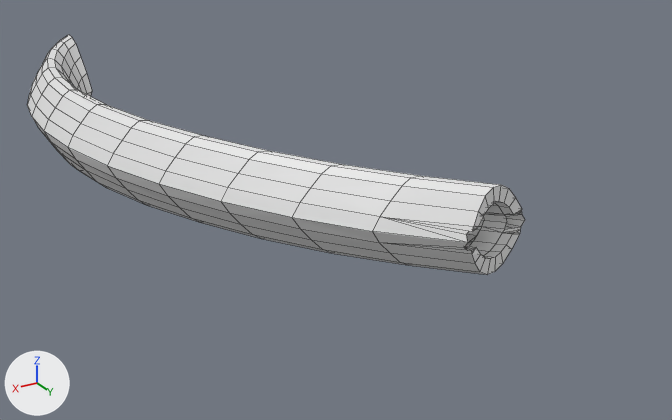
The Blender file 4th 4dmc.BaseGeometry.+ExtraSide.Curves.Handles (1).blend as it was, and as the next commit left it.
Rendered twice from a 50 mm camera at (0.138, 0.1656, 0.0301) aimed at (0.0947, 0.0935, -0.006). Every picture has the same lights, and +X, +Y and +Z are marked at lower left. Mesh edges are drawn as thin lines.

Objects in the first picture: 'F.E.Cubie.Corner.InO.Frag.UDSpike.1/6.Round.Pazz.Joint.X'.
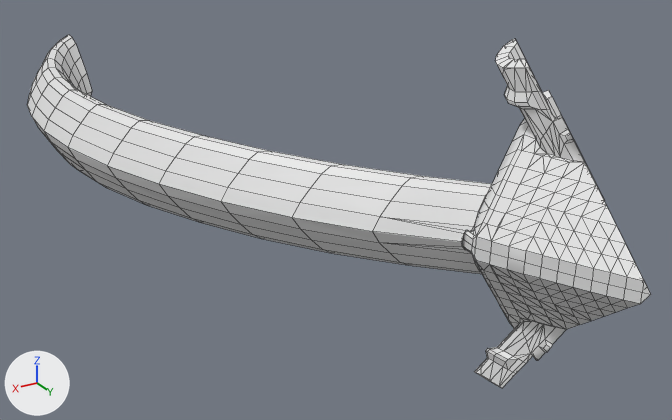
Commit message: working on ef corner curve

Location of each change, [x1, y1, x2, y2] in pixels of the pictures (672 x 420 px; the box of a moved part takes in the faces that stretch with it):
'F.E.Cubie.Corner.InO.Frag.UDSpike.1/6.Round.Pazz.Joint.X', reshaped (7% narrower): before [27, 35, 525, 275]; after [27, 35, 492, 274]
'F.E.Cubie.Corner.InO.Frag.UDSpike.1/6.Round.Pazz.Joint', shown: after [463, 39, 651, 388]
part 1 of me_cube_024, moved or reshaped: before [372, 209, 525, 254]; after [372, 217, 474, 254]

Patch to the scene script:
```diff
--- a/4th 4dmc.BaseGeometry.+ExtraSide.Curves.Handles (1).blend.py
+++ b/4th 4dmc.BaseGeometry.+ExtraSide.Curves.Handles (1).blend.py
@@ me_cube_024 @@
 # used by ob_f_e_cubie_corner_ino_frag_udspike_1_6_round_pazz_joint_x; location = (0.0, 0.0, 0.0)
-me_cube_024.from_pydata(...)  # 662 vertices, 673 faces, 1 loose edge; spans x 0.09..0.1168, y 0.0468..0.1159, z -0.005..0.005
+me_cube_024.from_pydata(...)  # 654 vertices, 677 faces; spans x 0.0903..0.1168, y 0.0468..0.1158, z -0.005..0.005
+# me_cube_024 part 1
+# 31 vertices are removed from x 0.09..0.0994, y 0.1106..0.1159, z -0.0015..0.0013
+# 51 faces are deleted
+# 1 loose edge is deleted
+# 2 vertices move from x 0.0957, y 0.1157, z -0.0008..0.0008 to x 0.0962, y 0.1158, z -0.0008..0.0008
+# 23 vertices are added at x 0.0903..0.0999, y 0.1105..0.1155, z -0.0013..0.0013
+# 55 new faces join them
@@ ob_f_e_cubie_corner_ino_frag_udspike_1_6_round_pazz_joint @@
 ob_f_e_cubie_corner_ino_frag_udspike_1_6_round_pazz_joint.location = (0.0, 0.0, 0.0)
-ob_f_e_cubie_corner_ino_frag_udspike_1_6_round_pazz_joint.hide_viewport = True
```
